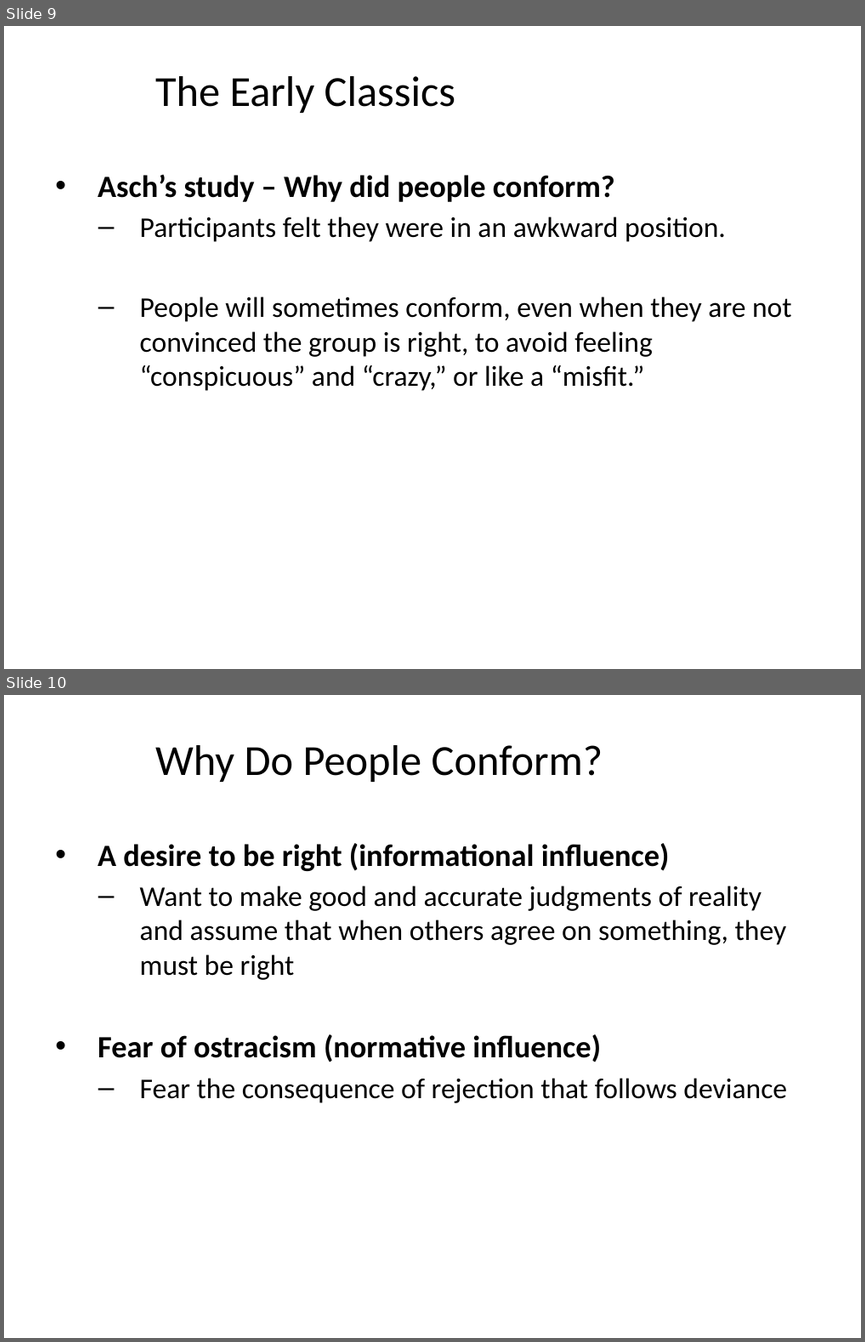
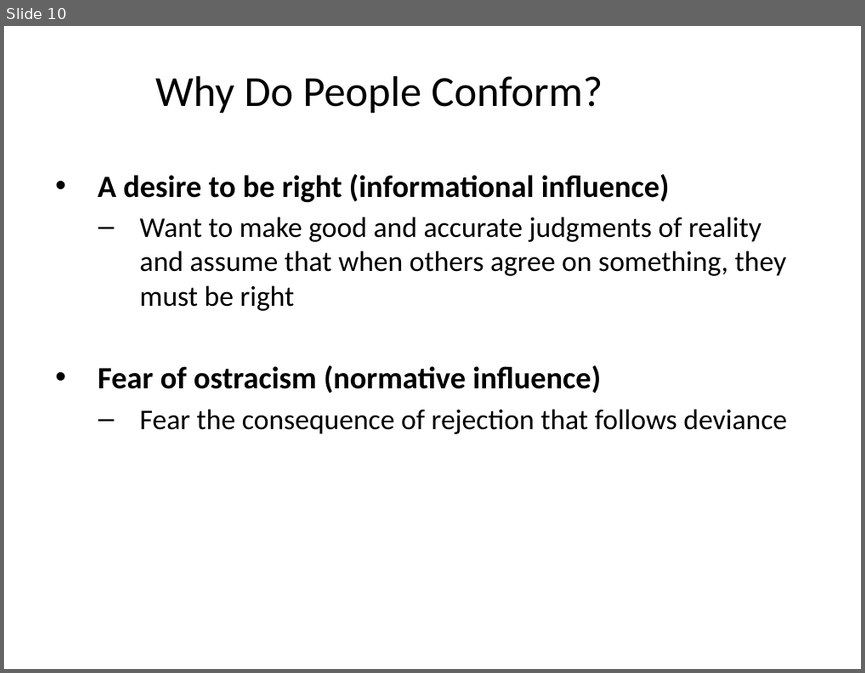
Before and after one commit to npm27/Teaching-Materials, a slide deck: Social Psych/Slides/8 Conformity.pptx. Shown one above the other, each under a label of ours: slides 9 and 10 before the commit, slide 10 after it. The pictures are 865x1342 and 865x673 pixels, drawn with LibreOffice and Linux fonts; fonts in the diff are those of the drawing. Boxes give left, top, right and bottom in pixels: in the first picture for what was removed or moved away, otherwise in the second. Text is boxed around its words. In the diff, an @@ line names an element or a change of style, - is before the commit and + after.

```diff
--- a/Social Psych/Slides/8 Conformity.pptx
+++ b/Social Psych/Slides/8 Conformity.pptx
@@ slide 9 removed at [4, 26, 861, 669], background #FFFFFF @@
@@ title removed at [155, 76, 455, 113] @@
-The Early Classics
@@ text removed at [98, 174, 792, 391] @@
-• Asch’s study – Why did people conform?
-  – Participants felt they were in an awkward position.
-  – People will sometimes conform, even when they are not convinced the group is right, to avoid feeling “conspicuous” and “crazy,” or like a “misfit.”
```
Also in this commit, not shown: 6 slides changed, 1 slide added, 4 other slides removed, 1 other file.
